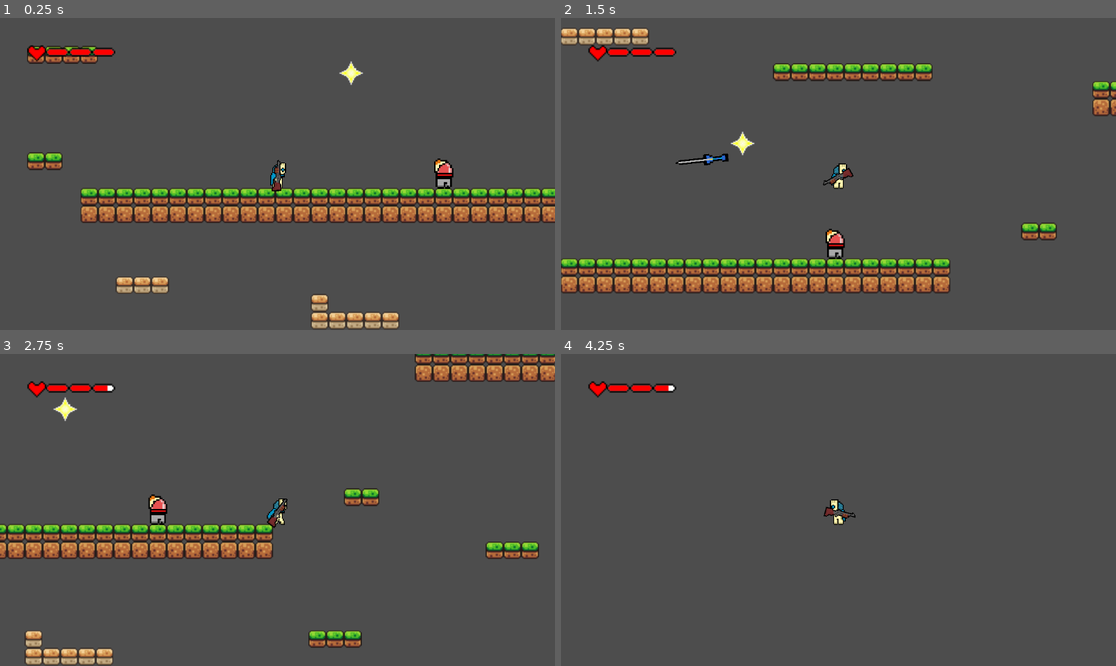
Above: before the commit, frames 1-4 (two rows, left to right).
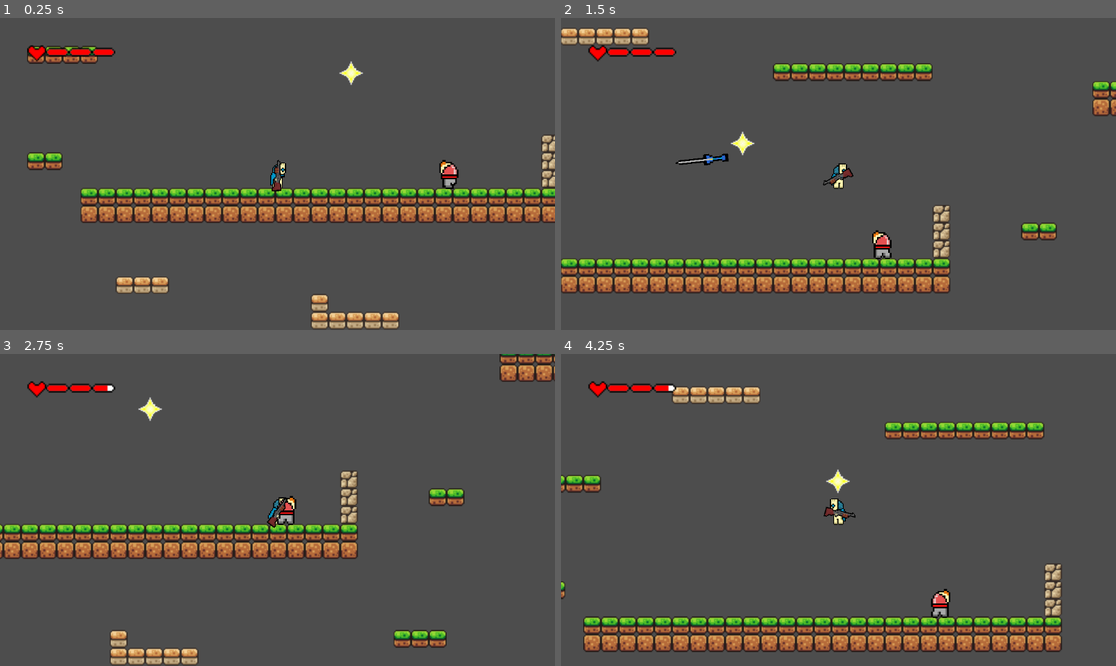
Above: after the commit, the same moments.

Repository: highbanana1/PAS
Game: Godot game, scene res://scene/main.tscn
The game is run twice, just before and just after one commit, with the same random seed, the same clock (stepped at 60 frames per second) and the same inputs.
Inputs (mouse positions are in pixels of both pictures, inside the frame that each line leads up to):
- Up to frame 1 (0.25 s): no input
- Up to frame 2 (1.5 s): tap Enter (ui_accept) at 0.5 s; move the mouse to (960, 158) at 0.52 s; hold D (right) 0.53-1.25 s; tap Shift (dash) at 0.6 s; click (960, 158) at 0.67 s; tap Space (jump) at 0.77 s; drag from (727, 189) to (832, 283) at 1.27 s
- Up to frame 3 (2.75 s): move the mouse to (333, 441) at 2.02 s; hold D (right) from 2.03 s (still down); tap Keypad Enter at 2.1 s
- Up to frame 4 (4.25 s): release D (right) at 2.75 s; drag from (810, 572) to (622, 403) at 2.77 s; move the mouse to (1005, 556) at 3.52 s; hold A (left) from 3.53 s (still down); click (1005, 556) at 3.6 s; tap Space (jump) at 3.77 s

The runs differ from the first frame. In frame 1, 0.7% of the frame differs, in the area x 78-100%, y 37-55%; in frame 2, 1.0%; in frame 3, 12%; in frame 4, 13%, in the area x 0-91%, y 10-96%.

Commit message:
enemy movement update

Diff:
--- a/asset/animation/enemy_basic.tres
+++ b/asset/animation/enemy_basic.tres
@@ -37,7 +37,7 @@
 [resource]
 animations = [{
 "frames": [],
-"loop": true,
+"loop": 1,
 "name": &"death",
 "speed": 5.0
 }, {
@@ -66,7 +66,7 @@
 "duration": 1.0,
 "texture": SubResource("AtlasTexture_b2jvh")
 }],
-"loop": true,
+"loop": 1,
 "name": &"move",
 "speed": 5.0
 }]
--- a/project.godot
+++ b/project.godot
@@ -12,7 +12,7 @@
 
 config/name="PAS"
 run/main_scene="uid://n0h60x7a3824"
-config/features=PackedStringArray("4.6", "Forward Plus")
+config/features=PackedStringArray("4.7", "Forward Plus")
 config/icon="res://icon.svg"
 
 [editor_plugins]
--- a/scene/bullet.tscn
+++ b/scene/bullet.tscn
@@ -21,7 +21,7 @@
 
 [node name="Area2D" type="Area2D" parent="." unique_id=1043662807]
 collision_layer = 4
-collision_mask = 11
+collision_mask = 27
 
 [node name="CollisionShape2D" type="CollisionShape2D" parent="Area2D" unique_id=653862788]
 position = Vector2(4, -1)
--- a/scene/enemy.tscn
+++ b/scene/enemy.tscn
@@ -12,18 +12,18 @@
 radius = 187.0
 height = 658.0
 
-[node name="enemy" type="CharacterBody2D" unique_id=1385635170]
+[node name="enemy" type="CharacterBody2D" unique_id=1385635170 groups=["enemy"]]
 collision_layer = 8
 collision_mask = 5
 script = ExtResource("1_f87vc")
 
-[node name="CollisionShape2D" type="CollisionShape2D" parent="." unique_id=1760389269]
+[node name="CollisionShape2D" type="CollisionShape2D" parent="." unique_id=1760389269 groups=["enemy"]]
 z_index = 1
 position = Vector2(3, 86)
 shape = SubResource("CapsuleShape2D_f87vc")
 
 [node name="AnimatedSprite2D" type="AnimatedSprite2D" parent="." unique_id=1782374255]
-position = Vector2(0, -5)
+position = Vector2(3, 0)
 sprite_frames = ExtResource("2_8u16h")
 animation = &"move"
 
@@ -35,5 +35,13 @@
 position = Vector2(0, 102)
 shape = SubResource("CapsuleShape2D_8u16h")
 
+[node name="walldetection" type="RayCast2D" parent="." unique_id=1189833120]
+position = Vector2(176, -2)
+target_position = Vector2(474, -1)
+
+[node name="LedgeDetectionRay" type="RayCast2D" parent="." unique_id=1766431924]
+position = Vector2(219, 109)
+target_position = Vector2(-6, 347)
+
 [connection signal="area_entered" from="Area2D" to="." method="_on_area_2d_area_entered"]
 [connection signal="body_entered" from="Area2D" to="." method="_on_area_2d_body_entered"]
--- a/scene/main.tscn
+++ b/scene/main.tscn
@@ -224,6 +224,7 @@
 
 [sub_resource type="TileSet" id="TileSet_brvut"]
 physics_layer_0/collision_layer = 1
+physics_layer_0/collision_mask = 47
 sources/0 = SubResource("TileSetAtlasSource_wp4xf")
 
 [sub_resource type="CircleShape2D" id="CircleShape2D_p1hux"]
@@ -240,7 +241,7 @@
 
 [node name="TileMapLayer" type="TileMapLayer" parent="." unique_id=1388795159]
 position = Vector2(15, 7)
-tile_map_data = PackedByteArray("AAD//wAAAAAAAAAAAAAAAAAAAAA …(2288 unchanged characters)… CAAAAAAAGAAcAAAACAAAAAAAHAAcAAAACAAAAAAA=")
+tile_map_data = PackedByteArray("AAD//wAAAAAAAAAAAAAAAAAAAAA …(2288 unchanged characters)… CAAAAAAAGAAcAAAACAAAAAAAHAAcAAAACAAAAAAAQAP//AAADAAAAAAAQAP7/AAADAAAAAAAQAP3/AAADAAAAAAA=")
 tile_set = SubResource("TileSet_brvut")
 
 [node name="enemy" parent="." unique_id=1385635170 instance=ExtResource("3_wp4xf")]
--- a/scene/maincharac.tscn
+++ b/scene/maincharac.tscn
@@ -100,7 +100,7 @@
 "duration": 1.0,
 "texture": SubResource("AtlasTexture_wjngw")
 }],
-"loop": true,
+"loop": 1,
 "name": &"dash",
 "speed": 6.0
 }, {
@@ -117,7 +117,7 @@
 "duration": 1.0,
 "texture": SubResource("AtlasTexture_xno6r")
 }],
-"loop": true,
+"loop": 1,
 "name": &"idle",
 "speed": 4.0
 }, {
@@ -146,7 +146,7 @@
 "duration": 1.0,
 "texture": SubResource("AtlasTexture_krbna")
 }],
-"loop": true,
+"loop": 1,
 "name": &"run",
 "speed": 12.0
 }]
@@ -156,7 +156,7 @@
 
 [node name="Player" type="CharacterBody2D" unique_id=1970495095 groups=["player"]]
 collision_layer = 2
-collision_mask = 265
+collision_mask = 257
 script = ExtResource("1_xb537")
 
 [node name="DashParticles" type="GPUParticles2D" parent="." unique_id=2094130153]
--- a/scene/script/bullet.gd
+++ b/scene/script/bullet.gd
@@ -18,16 +18,15 @@
 
 
 func _on_area_2d_area_entered(area: Area2D) -> void:
-	#if area.is_in_group("enemy"):
-	#	area.get_hit =true
-	#	queue_free()
 	pass
 
 
 func _on_area_2d_body_entered(body: Node2D) -> void:
-	#if body.is_in_group("enemy"):
-	#	body.get_hit =true
-	#	queue_free()
+
+	if body.is_in_group("enemy"):
+		body.get_hited = true
+		body.hurt(1)
+		queue_free()
 	pass
 func die()->void:
 	queue_free()
--- a/scene/script/enemy.gd
+++ b/scene/script/enemy.gd
@@ -1,31 +1,60 @@
 extends CharacterBody2D
 class_name Enemy
 
-const SPEED = 300.0
-const JUMP_VELOCITY = -400.0
+@export var speed: float = 30.0
+var direction: float = 1.0
 var health: int = 5
-var get_hit: bool = false
+var get_hited: bool = false
+@onready var animated_sprite: AnimatedSprite2D = $AnimatedSprite2D;
+@onready var wall_detection_ray: RayCast2D = $walldetection
+@onready var ledge_detection_ray: RayCast2D = $LedgeDetectionRay
 
 func _physics_process(delta: float) -> void:
 	# Add the gravity.
 	if not is_on_floor():
 		velocity += get_gravity() * delta
-
-
-
+	run(speed)
+	_update_direction()
 
 
 
 
 	move_and_slide()
 
+func _update_direction()->void:
+	if not wall_detection_ray.is_colliding() and ledge_detection_ray.is_colliding():
+		return
+	direction*=-1.0
+	var wall_detection_pos: Vector2= Vector2(
+		wall_detection_ray.target_position.x* -1,
+		wall_detection_ray.target_position.y
+	)
+	wall_detection_ray.target_position = wall_detection_pos
+
+	var ledge_detection_pos: Vector2= Vector2(
+		ledge_detection_ray.position.x* -1,
+		ledge_detection_ray.position.y
+	)
+	ledge_detection_ray.position = ledge_detection_pos
+
+func run(speed: float)->void:
+	velocity.x=speed*direction
+	if velocity !=Vector2.ZERO:
+		$AnimatedSprite2D.play("move")
+	if direction ==-1.0:
+		animated_sprite.flip_h=true
+	else:
+		animated_sprite.flip_h=false
 
 func _on_area_2d_area_entered(area: Area2D) -> void:
-	if area.is_in_group("bullet"):
-		area.get_hit = true
-		area.die()
 		pass
 
+func hurt(damage: int)-> void:
+	if health > 0 and get_hited:
+		health-=damage
+		get_hited = false
+	if health <=0:
+		queue_free()
 
 func _on_area_2d_body_entered(body: Node2D) -> void:
 	if body.is_in_group("player"):
